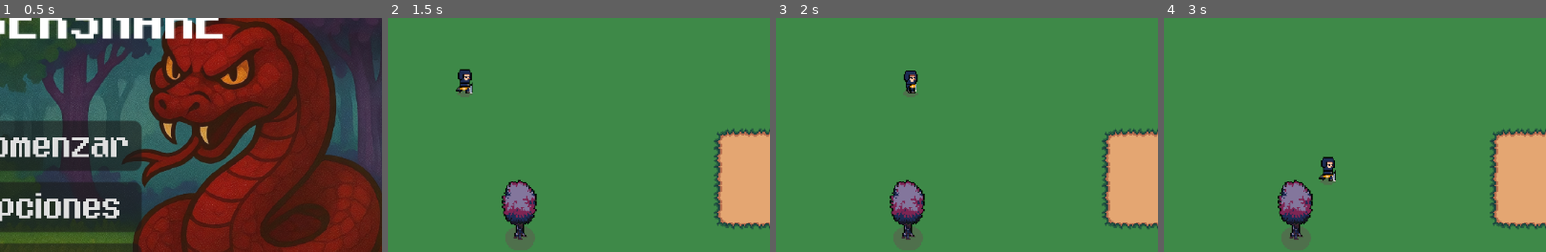
Above: before the commit, frames 1-4 (left to right).
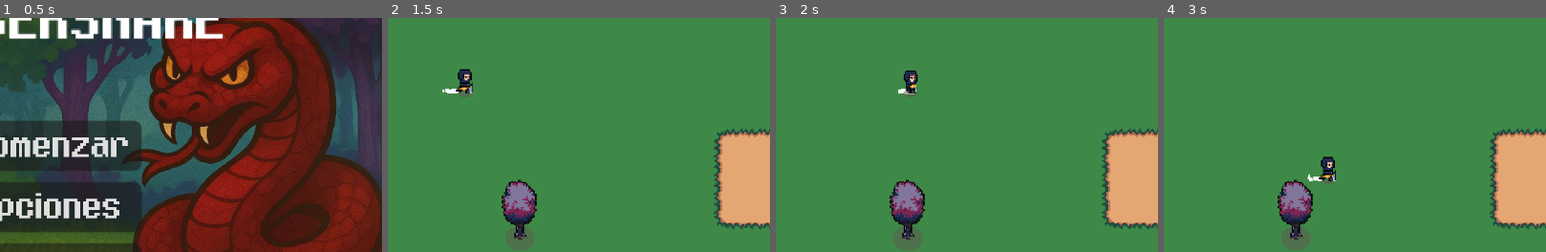
Above: after the commit, the same moments.

Repository: tomas2305/lumbersnake
Game: Godot game, scene res://menus/menu.tscn
Two runs of this game, one before a commit and one after it. Both use one fixed random seed, a clock stepped at 60 frames per second and the inputs below.
Inputs (mouse positions are % of the whole screen's width and height, from its top left):
- Up to frame 1 (0.5 s): no input
- Up to frame 2 (1.5 s): click "Comenzar" at 0.5 s; tap Enter at 1.25 s; move the mouse to (72, 45) at 1.27 s; hold Right (right) from 1.28 s (still down); hold Space (hit) from 1.28 s (still down); click (72, 45) at 1.42 s
- Up to frame 3 (2 s): keep holding Right (right); keep holding Space (hit)
- Up to frame 4 (3 s): move the mouse to (30, 55) at 2.02 s; release Right (right) at 2.03 s; release Space (hit) at 2.03 s; hold Down (down) 2.03-2.78 s; tap Space (hit) at 2.1 s; move the mouse to (60, 28) at 2.77 s; hold Right (right) from 2.78 s (still down); hold Space (hit) from 2.78 s (still down)
The pictures show only the part of the screen within x 44-94%, y 10-60%; the shares and areas given below are measured in that part.

Frame 1 is identical in both runs. In frame 2, less than 0.1% of the frame differs, in the area x 14-19%, y 30-33%; in frame 3, less than 0.1%; in frame 4, less than 0.1%, in the area x 37-42%, y 66-70%.

Commit message:
Add player particles

Diff:
--- a/player/player.gd
+++ b/player/player.gd
@@ -4,6 +4,7 @@
 signal zona_peligro(pos: Vector2)
 signal chased
 @onready var anim: AnimatedSprite2D = $AnimatedSprite2D
+@onready var walk_particles: CPUParticles2D = $WalkParticles
 
 @export var SPEED := 50.0
 var frozen = false
@@ -81,6 +82,7 @@
 		current_tree = null
 
 func _update_walk_animation(dir: Vector2) -> void:
+	walk_particles.emitting = true
 	if dir.y < 0:
 		anim.play("walk_up")
 	elif dir.y > 0:
@@ -90,6 +92,7 @@
 		anim.flip_h = dir.x < 0
 
 func _update_idle_animation(dir: Vector2) -> void:
+	walk_particles.emitting = false
 	if dir.y < 0:
 		anim.play("idle_up")
 	elif dir.y > 0:
--- a/player/player.tscn
+++ b/player/player.tscn
@@ -1,8 +1,12 @@
-[gd_scene load_steps=54 format=3 uid="uid://b6hh4rixs2dfv"]
+[gd_scene load_steps=55 format=3 uid="uid://b6hh4rixs2dfv"]
 
 [ext_resource type="Script" uid="uid://btxulyebp6l8e" path="res://player/player.gd" id="1_onrkg"]
 [ext_resource type="Texture2D" uid="uid://nekv60ak06du" path="res://assets/Player/lumber_v11.png" id="2_g1dw6"]
 [ext_resource type="AudioStream" uid="uid://cagn6a6lb3331" path="res://assets/hitting-stalactites-with-axe-212652.mp3" id="3_g1dw6"]
+
+[sub_resource type="Curve" id="Curve_g1dw6"]
+_data = [Vector2(0.00966183, 1), 0.0, 0.0, 0, 0, Vector2(0.256039, 1), -0.0930334, -0.0930334, 0, 0, Vector2(0.782609, 0.011236), -4.01737, 0.0, 0, 0]
+point_count = 3
 
 [sub_resource type="AtlasTexture" id="AtlasTexture_yw30f"]
 atlas = ExtResource("2_g1dw6")
@@ -396,6 +400,20 @@
 script = ExtResource("1_onrkg")
 SPEED = 100.0
 metadata/_edit_group_ = true
+
+[node name="WalkParticles" type="CPUParticles2D" parent="."]
+position = Vector2(2, 11)
+rotation = -2.10737
+amount = 6
+lifetime = 0.3
+explosiveness = 0.5
+spread = 62.11
+gravity = Vector2(0, 0)
+initial_velocity_min = 12.0
+initial_velocity_max = 12.0
+scale_amount_min = 4.0
+scale_amount_max = 4.0
+scale_amount_curve = SubResource("Curve_g1dw6")
 
 [node name="AnimatedSprite2D" type="AnimatedSprite2D" parent="."]
 position = Vector2(0, -2)
